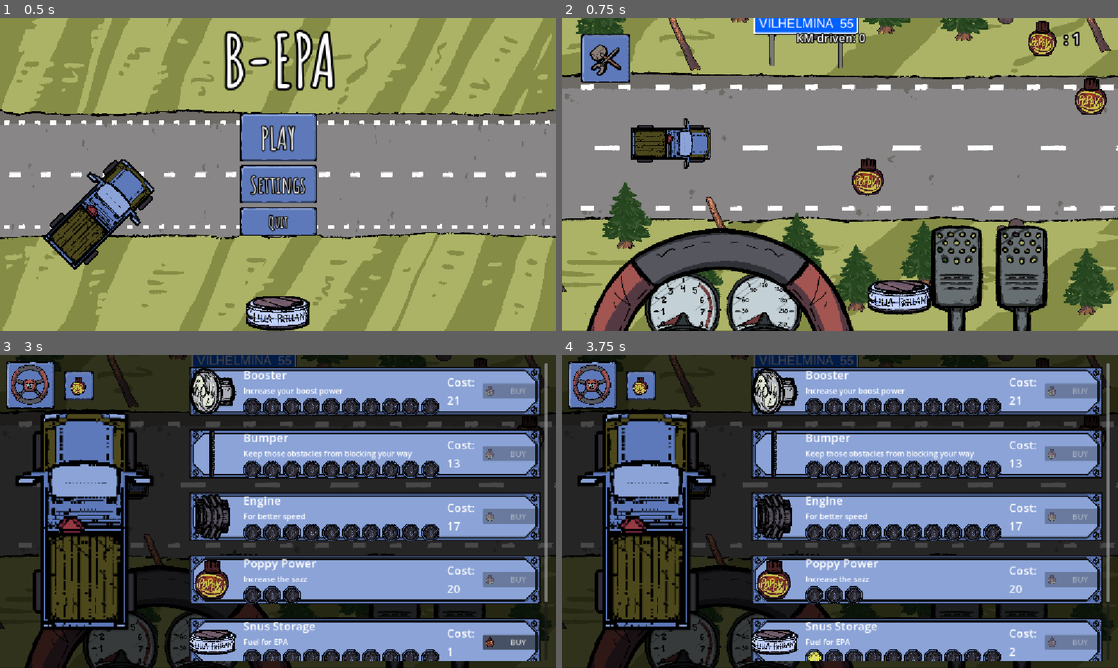
Above: before the commit, frames 1-4 (two rows, left to right).
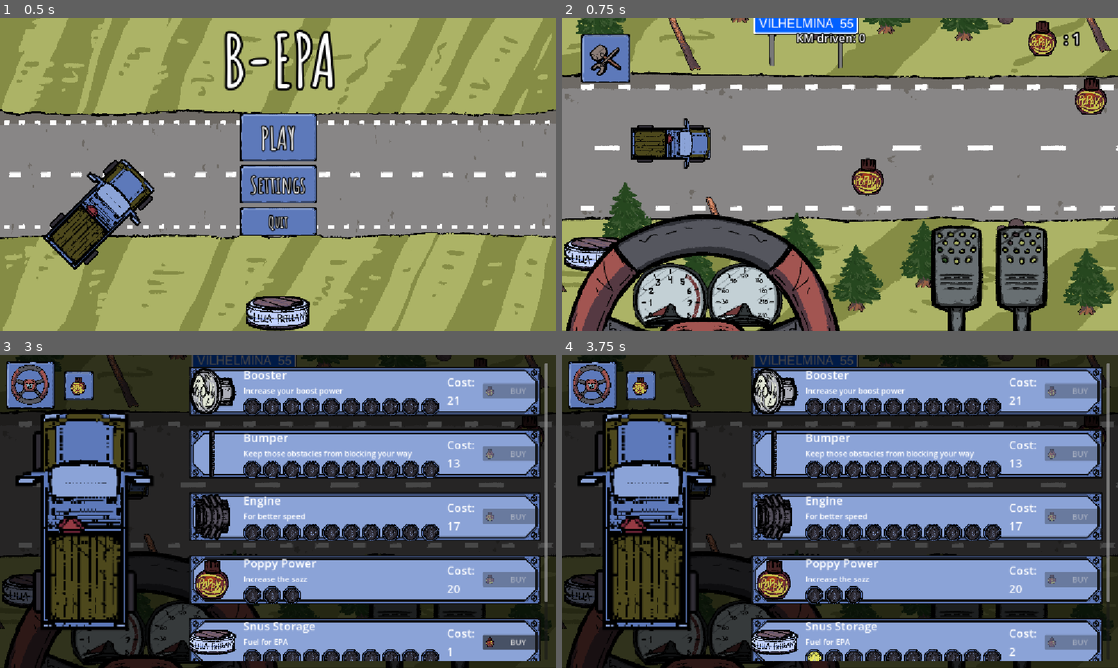
Above: after the commit, the same moments.

Repository: midenfors/project-epa
Game: Godot game, scene res://Scenes/UI/main_menu.tscn
Same seed, same stepped clock (60 frames per second), same inputs: the game is played once before the commit and once after it. The engine's default icon, where the game draws it, is replaced by a stand-in: a white triangle on a blue panel in a dark square.
Inputs (mouse positions are in pixels of both pictures, inside the frame that each line leads up to):
- Up to frame 1 (0.5 s): no input
- Up to frame 2 (0.75 s): click "PLAY" at 0.5 s
- Up to frame 3 (3 s): click (494, 624) at 1.25 s; click (428, 624) at 2 s; click (44, 395) at 2.75 s
- Up to frame 4 (3.75 s): click "BUY" at 3.5 s

Frame 1 is identical in both runs. In frame 2, 13% of the frame differs, in the area x 0-67%, y 62-100%; in frame 3, 4.5%; in frame 4, 4.5%.

Commit message:
Added click/touch steering usable on the web build. Moved the snus to the left of the steering wheel.

Diff:
--- a/Scenes/UI/hud.tscn
+++ b/Scenes/UI/hud.tscn
@@ -65,9 +65,15 @@
 text = "Distance: 99999"
 
 [node name="SnusGauge" type="Control" parent="Dashboard" unique_id=1621035185]
-anchors_preset = 0
-offset_right = 40.0
-offset_bottom = 40.0
+layout_mode = 1
+anchors_preset = 2
+anchor_top = 1.0
+anchor_bottom = 1.0
+offset_left = -628.0
+offset_top = -737.0
+offset_right = -588.0
+offset_bottom = -697.0
+grow_vertical = 0
 script = ExtResource("2_fqivn")
 
 [node name="SnusMarker2D" type="Marker2D" parent="Dashboard/SnusGauge" unique_id=1996838785]
@@ -77,20 +83,23 @@
 layout_mode = 1
 
 [node name="Gauges" type="Control" parent="Dashboard" unique_id=1053239954]
-anchors_preset = 0
-offset_left = -250.0
-offset_right = -210.0
-offset_bottom = 40.0
-
-[node name="Speedometer" type="Control" parent="Dashboard/Gauges" unique_id=340154884]
 layout_mode = 1
 anchors_preset = 2
 anchor_top = 1.0
 anchor_bottom = 1.0
-offset_left = 592.0
-offset_top = 485.0
-offset_right = 848.0
-offset_bottom = 741.0
+offset_top = -40.0
+offset_right = 40.0
+grow_vertical = 0
+
+[node name="Speedometer" type="Control" parent="Dashboard/Gauges" unique_id=340154884]
+layout_mode = 1
+anchors_preset = 2
+anchor_top = 1.0
+anchor_bottom = 1.0
+offset_left = 301.0
+offset_top = -142.0
+offset_right = 301.0
+offset_bottom = -142.0
 grow_vertical = 0
 scale = Vector2(1.2, 1.2)
 script = ExtResource("1_8glcj")
@@ -119,10 +128,10 @@
 anchors_preset = 2
 anchor_top = 1.0
 anchor_bottom = 1.0
-offset_left = 423.00003
-offset_top = 486.0
-offset_right = 684.0
-offset_bottom = 665.0
+offset_left = 147.00003
+offset_top = -140.0
+offset_right = 408.0
+offset_bottom = 39.0
 grow_vertical = 0
 scale = Vector2(1.2, 1.2)
 script = ExtResource("7_uidm2")
@@ -147,9 +156,41 @@
 offset_bottom = 40.0
 texture = ExtResource("8_uidm2")
 
-[node name="Ratt" type="Sprite2D" parent="Dashboard" unique_id=952292294]
-position = Vector2(328, 741)
+[node name="Steering" type="Control" parent="Dashboard" unique_id=794426835]
+layout_mode = 1
+anchors_preset = 2
+anchor_top = 1.0
+anchor_bottom = 1.0
+offset_top = -242.0
+offset_right = 80.0
+grow_vertical = 0
+
+[node name="Wheel" type="TextureRect" parent="Dashboard/Steering" unique_id=1955566249]
+layout_mode = 0
+offset_right = 584.0
+offset_bottom = 611.0
+pivot_offset = Vector2(290, 299)
 texture = ExtResource("10_8c63k")
+
+[node name="TouchController" type="HBoxContainer" parent="Dashboard/Steering/Wheel" unique_id=882443676]
+layout_mode = 1
+anchors_preset = 15
+anchor_right = 1.0
+anchor_bottom = 1.0
+grow_horizontal = 2
+grow_vertical = 2
+pivot_offset = Vector2(290, 299)
+offset_transform_enabled = true
+
+[node name="Left" type="Button" parent="Dashboard/Steering/Wheel/TouchController" unique_id=1442333067]
+layout_mode = 2
+size_flags_horizontal = 3
+flat = true
+
+[node name="Right" type="Button" parent="Dashboard/Steering/Wheel/TouchController" unique_id=1125346909]
+layout_mode = 2
+size_flags_horizontal = 3
+flat = true
 
 [node name="PoppyCounter" type="Control" parent="Dashboard" unique_id=1482944850]
 layout_mode = 1
@@ -534,16 +575,20 @@
 
 [node name="VirtualJoystick" type="VirtualJoystick" parent="." unique_id=1704118310]
 layout_mode = 0
-offset_left = 305.0
-offset_top = 459.0
-offset_right = 345.0
-offset_bottom = 499.0
+offset_left = 281.0
+offset_top = 426.0
+offset_right = 321.0
+offset_bottom = 466.0
 joystick_mode = 1
 action_left = &"Turn Left"
 action_right = &"Turn Right"
 action_up = &""
 action_down = &""
 
+[connection signal="button_down" from="Dashboard/Steering/Wheel/TouchController/Left" to="." method="_on_left_button_down"]
+[connection signal="button_up" from="Dashboard/Steering/Wheel/TouchController/Left" to="." method="_on_left_button_up"]
+[connection signal="button_down" from="Dashboard/Steering/Wheel/TouchController/Right" to="." method="_on_right_button_down"]
+[connection signal="button_up" from="Dashboard/Steering/Wheel/TouchController/Right" to="." method="_on_right_button_up"]
 [connection signal="pressed" from="Dashboard/UpgradeButton" to="." method="_on_upgrade_button_pressed"]
 [connection signal="pressed" from="Dashboard/UpgradeMenu/CloseUpgrButton" to="." method="_on_close_upgr_button_pressed"]
 [connection signal="pressed" from="Dashboard/UpgradeMenu/CheatButton" to="." method="_on_cheat_button_pressed"]
--- a/Scripts/UI/snus_gauge.gd
+++ b/Scripts/UI/snus_gauge.gd
@@ -16,7 +16,7 @@
 	var _max : int = Global.snus_counter + Global.snus_upgrades
 	var v_offset : float = 40
 	var h_offset : float = 80
-	var max_stack_height = 5
+	var max_stack_height = 99
 	for i in range(_max, 0, -1):
 		var sprite := Sprite2D.new()
 		sprite.texture = snusdosa_tex
--- a/Scripts/car.gd
+++ b/Scripts/car.gd
@@ -42,7 +42,8 @@
 var speedometer : Speedometer
 var tachometer : Tachometer
 var snus_gauge : Snus_Gauge
-var steering_wheel : Node2D
+var steering_wheel : TextureRect
+var touch_controller : HBoxContainer
 
 func _input(event: InputEvent) -> void:
 	if Input.is_key_label_pressed(KEY_E):
@@ -120,7 +121,9 @@
 		speedometer = get_node("../CanvasLayer/HUD/Dashboard/Gauges/Speedometer")
 		tachometer = get_node("../CanvasLayer/HUD/Dashboard/Gauges/Tachometer")
 		snus_gauge = get_node("../CanvasLayer/HUD/Dashboard/SnusGauge")
-		steering_wheel = get_node("../CanvasLayer/HUD/Dashboard/Ratt")
+		steering_wheel = get_node("../CanvasLayer/HUD/Dashboard/Steering/Wheel")
+		touch_controller = get_node("../CanvasLayer/HUD/Dashboard/Steering/Wheel/TouchController")
+
 		audio_manager.play_sfx(audio_manager.MOTORLJUD__1__EPA)
 		update_upgrade_modifiers()
 	update_visuals()
@@ -201,6 +204,7 @@
 		# Visual turning feedback
 		rotation = lerpf(rotation, PI/2 + steering_angle, 1.0 - exp(-turn_smoothing * _delta))
 		steering_wheel.rotation = lerpf(steering_wheel.rotation, steering_angle * 5, 1.0 - exp(-turn_smoothing * _delta))
+		touch_controller.rotation = -steering_wheel.rotation
 
 		tachometer.set_rpm(boost_duration / boost_duration_cutoff)
 		if speed > 0:
--- a/Scripts/hud.gd
+++ b/Scripts/hud.gd
@@ -80,3 +80,19 @@
 
 func show_win_screen() -> void:
 	$WinScreen.show()
+
+
+func _on_left_button_down():
+	Input.action_press("Turn Left")
+
+
+func _on_right_button_down():
+	Input.action_press("Turn Right")
+
+
+func _on_left_button_up():
+	Input.action_release("Turn Left")
+
+
+func _on_right_button_up():
+	Input.action_release("Turn Right")
